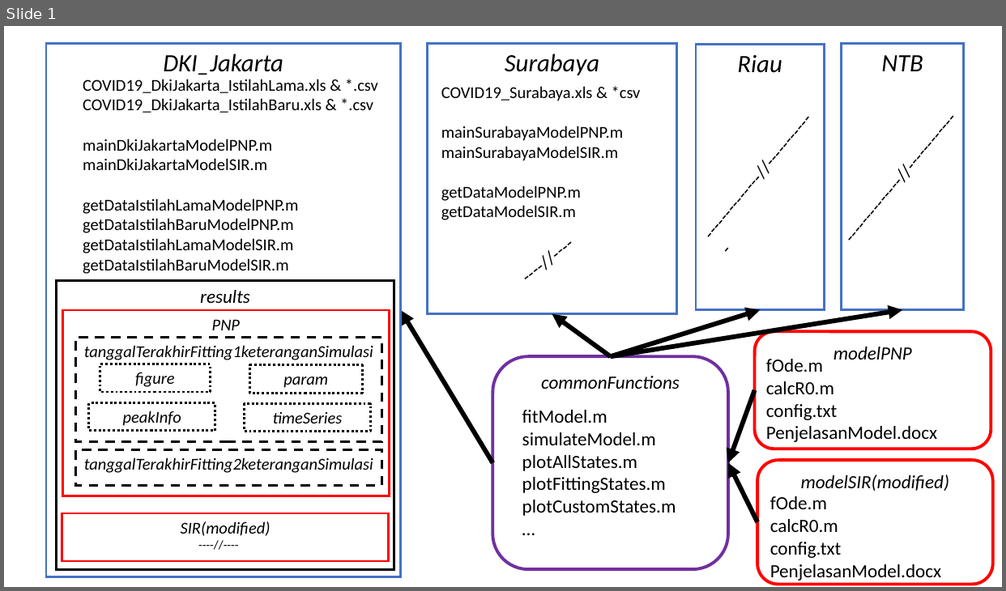
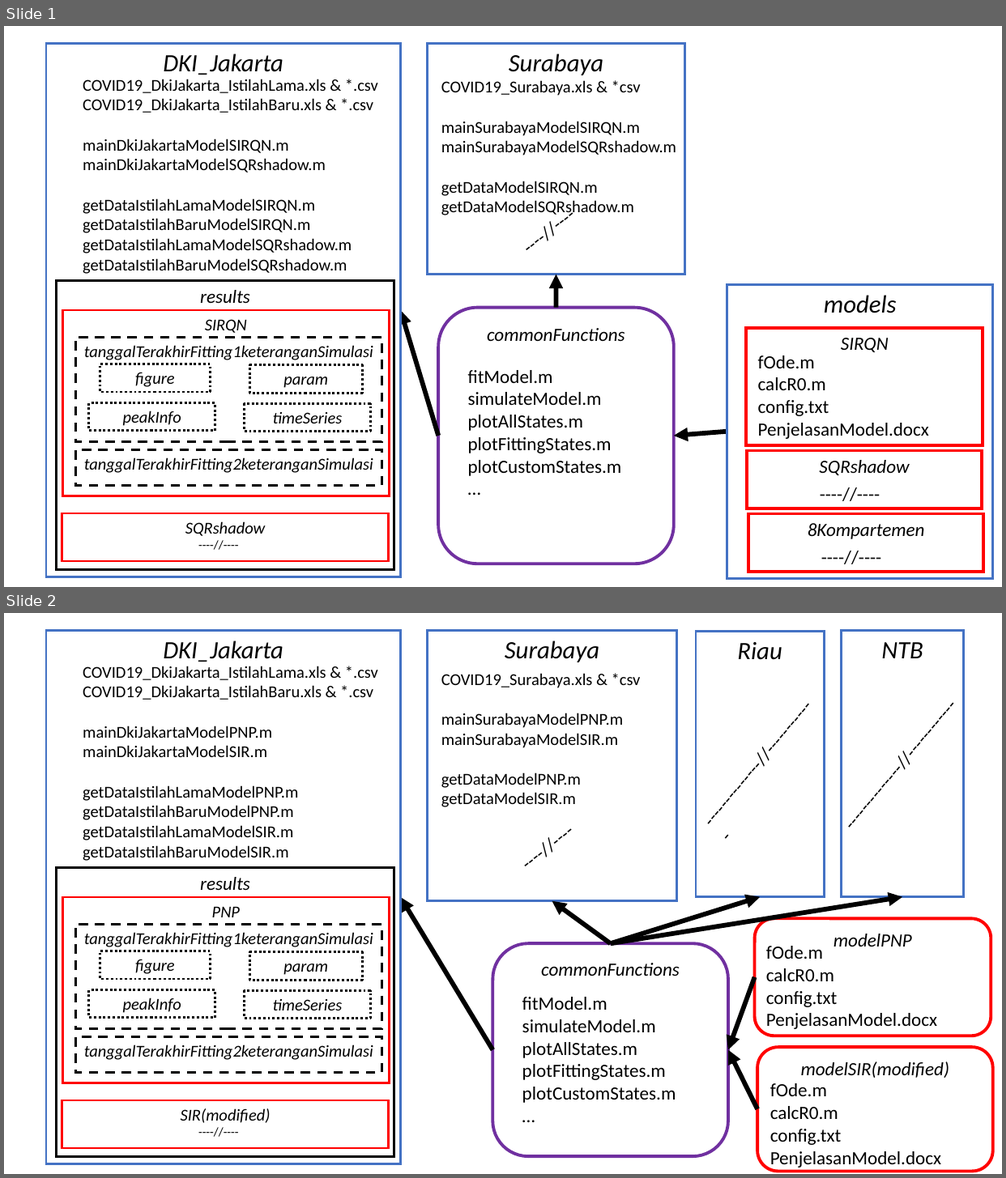
Before and after one commit to BagaskaraPutra/Indonesia-COVID19-Model-Fitting-and-Simulation, a slide deck: ArsitekturProgram.pptx. Shown one above the other, each under a label of ours: slide 1 before the commit, slides 1 and 2 after it. The pictures are 1006x591 and 1006x1178 pixels, drawn with LibreOffice and Linux fonts; fonts in the diff are those of the drawing. Boxes give left, top, right and bottom in pixels: in the first picture for what was removed or moved away, otherwise in the second. Text is boxed around its words. In the diff, an @@ line names an element or a change of style, - is before the commit and + after.

Commit message:
Model name definition moved to models/modelName/config.txt

```diff
--- a/ArsitekturProgram.pptx
+++ b/ArsitekturProgram.pptx
@@ slide 1 added at box(4, 26, 1002, 587), background #FFFFFF @@
@@ rectangle added at box(427, 43, 685, 275), fill #FFFFFF, outline #4472C4 2.25 pt, 24 pt, text #000000, italic @@
+Surabaya
@@ text added at box(441, 80, 676, 217), 16 pt, text #000000 @@
+COVID19_Surabaya.xls & *csv
+mainSurabayaModelSIRQN.m
+mainSurabayaModelSQRshadow.m
+getDataModelSIRQN.m
+getDataModelSQRshadow.m
@@ text added at box(510, 184, 599, 262), 18 pt, text #000000 @@
+----//----
@@ arrow added from (556, 308) to (556, 275), #000000 4.5 pt @@
@@ arrow added from (438, 436) to (401, 310), #000000 4.5 pt @@
@@ rounded rectangle added at box(438, 308, 674, 565), fill #FFFFFF, outline #7030A0 3 pt, 18 pt, text #000000, italic @@
+commonFunctions
@@ rectangle added at box(100, 365, 211, 392), outline #000000 2.25 pt dashed, 16 pt, text #000000, italic @@
+figure
@@ text added at box(468, 370, 622, 476), 18 pt, text #000000 @@
+fitModel.m
+simulateModel.m
+plotAllStates.m
+plotFittingStates.m
+plotCustomStates.m
+…
@@ rectangle added at box(89, 403, 216, 431), outline #000000 2.25 pt dashed, 16 pt, text #000000, italic @@
+peakInfo
@@ rectangle added at box(245, 404, 370, 432), outline #000000 2.25 pt dashed, 16 pt, text #000000, italic @@
+timeSeries
@@ arrow added from (727, 432) to (674, 436), #000000 4.5 pt @@
@@ rectangle added at box(75, 450, 382, 486), fill #FFFFFF, outline #000000 2.25 pt dashed, 16 pt, text #000000, italic @@
+tanggalTerakhirFitting2keteranganSimulasi
@@ group added at box(46, 43, 400, 577): 6 rectangles, 2 texts @@
+DKI_Jakarta
+COVID19_DkiJakarta_IstilahLama.xls & *.csv
+COVID19_DkiJakarta_IstilahBaru.xls & *.csv
+mainDkiJakartaModelSIRQN.m
+mainDkiJakartaModelSQRshadow.m
+getDataIstilahLamaModelSIRQN.m
+getDataIstilahBaruModelSIRQN.m
+getDataIstilahLamaModelSQRshadow.m
+getDataIstilahBaruModelSQRshadow.m
+results
+SIRQN
+tanggalTerakhirFitting1keteranganSimulasi
+param
+SQRshadow
+----//----
@@ group added at box(727, 285, 993, 579): 4 rectangles, 3 texts @@
+models
+SQRshadow
+----//----
+SIRQN
+fOde.m
+calcR0.m
+config.txt
+PenjelasanModel.docx
+8Kompartemen
+----//----
@@ what was slide 1 is now slide 2 @@
```
Also in this commit, not shown: 1 other file.
